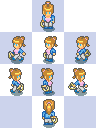
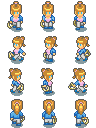
Comparing the layer stacks of the two w=96, h=128 images. Changes:
added layer "down copy 3" in group "down" over bbox(74, 1, 86, 30)
added layer "whip-down copy" in group "down" over bbox(73, 19, 81, 27)
added layer "shadow1 copy 7" (50%) in group "down" over bbox(75, 26, 87, 32)
painted on "down" (2nd of 3, in "claribel" › "down") over bbox(42, 15, 55, 26)
added layer "down copy 4" in group "down" over bbox(9, 1, 23, 30)
added layer "whip-down copy 2" in group "down" over bbox(7, 21, 15, 29)
added layer "shadow1 copy 8" (50%) in group "down" over bbox(11, 26, 23, 32)
added layer "whip-up copy" in group "up" over bbox(81, 117, 89, 125)
added layer "up copy" in group "up" over bbox(74, 99, 87, 126)
added layer "shadow1 copy 5" (50%) in group "up" over bbox(75, 122, 87, 128)
added layer "whip-up copy 4" in group "up" over bbox(51, 116, 57, 124)
hid "whip-up" over bbox(50, 116, 58, 124)
painted on "up" (2nd of 2, in "claribel" › "up") over bbox(42, 111, 55, 117)
added layer "Layer 3" in group "up" over bbox(21, 115, 25, 119)
added layer "up copy 2" in group "up" over bbox(10, 99, 24, 126)
added layer "whip-up copy 3" in group "up" over bbox(18, 115, 25, 123)
added layer "shadow1 copy 6" (50%) in group "up" over bbox(11, 122, 23, 128)
hid "grid" (2nd of 2) over bbox(0, 0, 96, 128)
